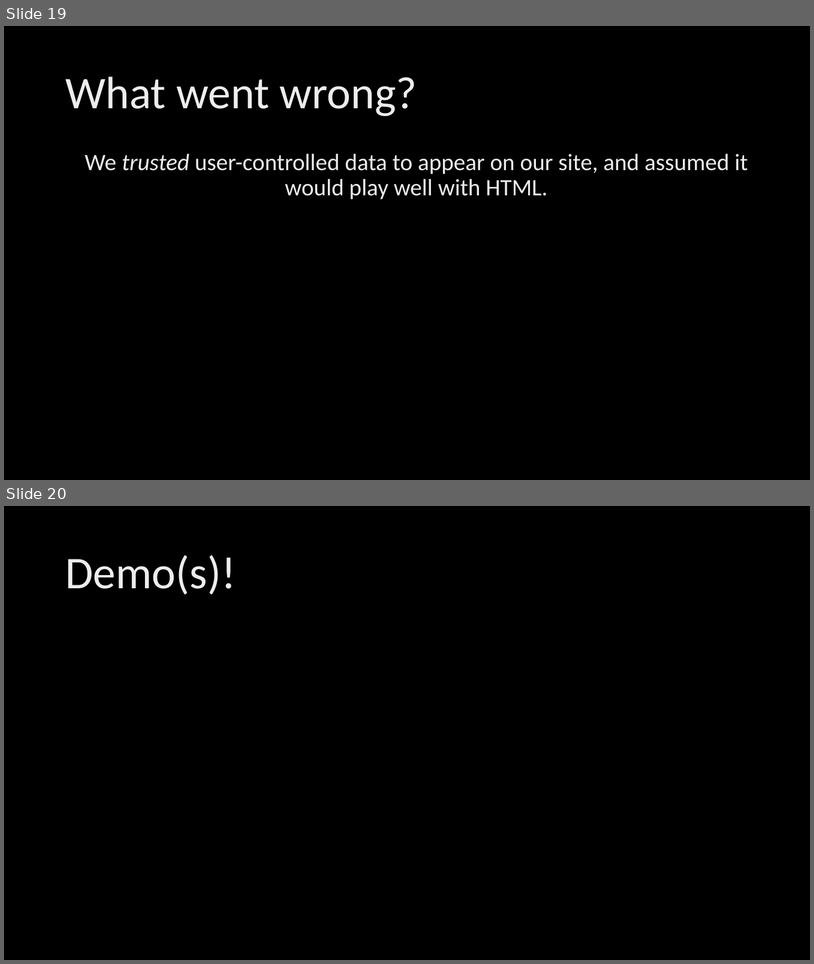
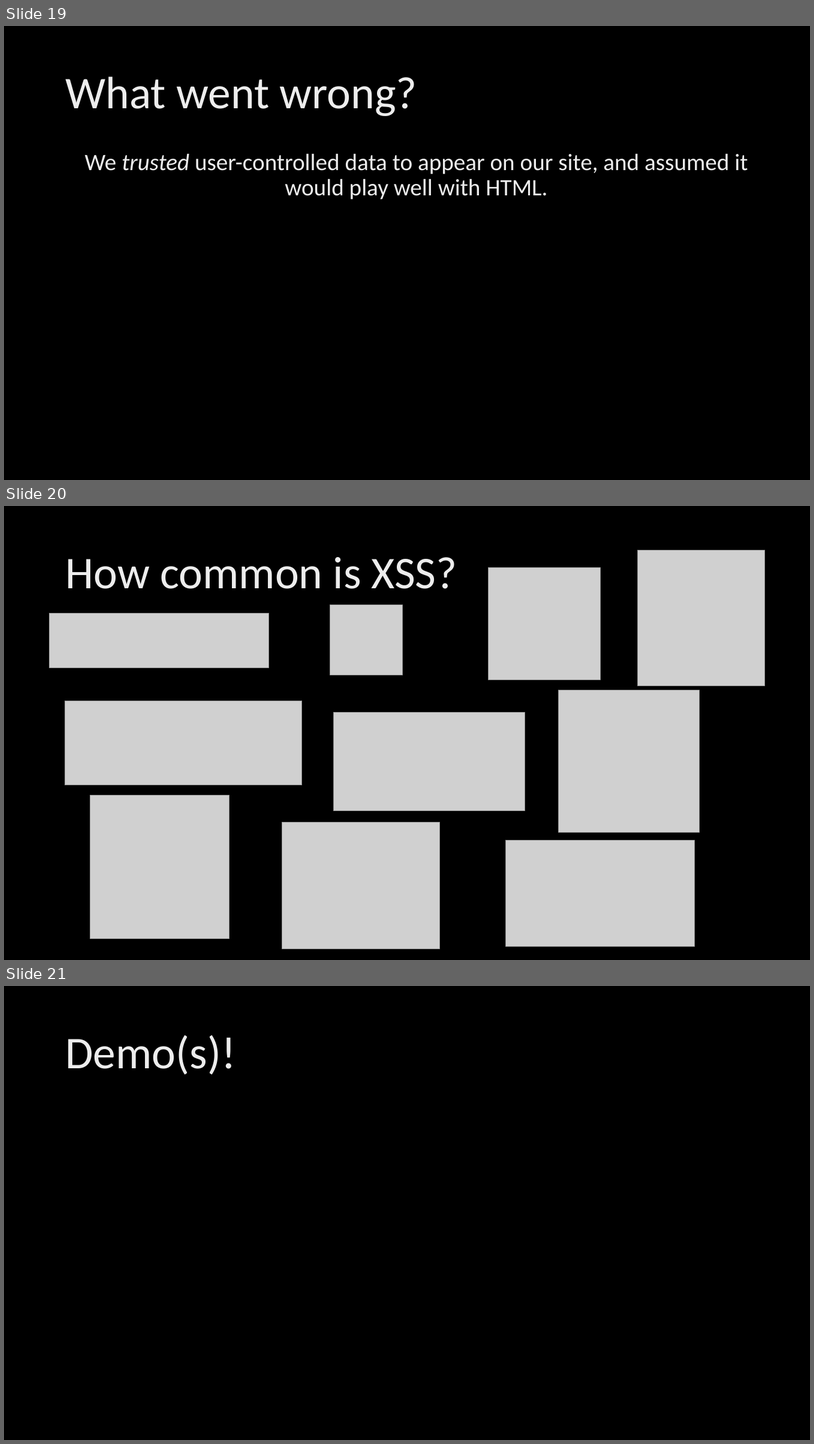
Before and after one commit to mserrano/talks, a slide deck: crashcourse-websec/slides.pptx. Shown one above the other, each under a label of ours: slides 19 and 20 before the commit, slides 19, 20 and 21 after it. The pictures are 814x964 and 814x1444 pixels, drawn with LibreOffice and Linux fonts; fonts in the diff are those of the drawing; grey boxes stand for pictures; background and template pictures are left out. Boxes give left, top, right and bottom in pixels: in the first picture for what was removed or moved away, otherwise in the second. Text is boxed around its words. In the diff, an @@ line names an element or a change of style, - is before the commit and + after.

```diff
--- a/crashcourse-websec/slides.pptx
+++ b/crashcourse-websec/slides.pptx
@@ slide 20 added at [4, 506, 810, 960], background picture (left out) @@
@@ title added at [65, 557, 458, 589], 54 pt, text gradient #BFBFBF to #EDEDED to #FFFFFF @@
+How common is XSS?
@@ picture added at [638, 550, 765, 685] @@
@@ picture added at [489, 568, 600, 680] @@
@@ picture added at [50, 613, 269, 668] @@
@@ picture added at [330, 605, 402, 675] @@
@@ picture added at [65, 701, 302, 786] @@
@@ picture added at [559, 691, 699, 832] @@
@@ picture added at [333, 712, 525, 810] @@
@@ picture added at [90, 795, 230, 939] @@
@@ picture added at [282, 822, 440, 949] @@
@@ picture added at [506, 841, 695, 946] @@
@@ what was slide 20 is now slide 21 @@
```
Also in this commit, not shown: 4 slides changed, 1 other slide added, 1 slide removed.
